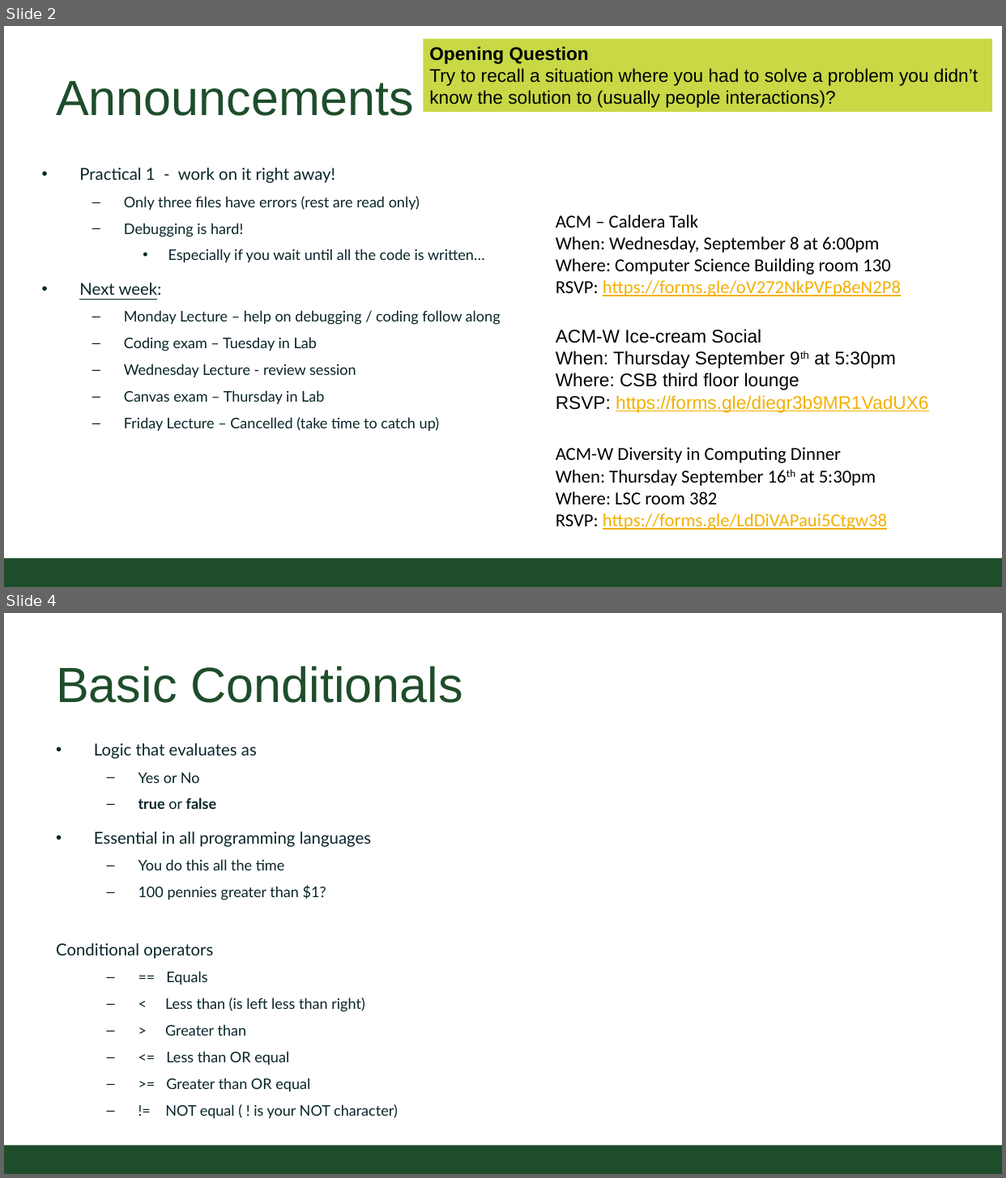
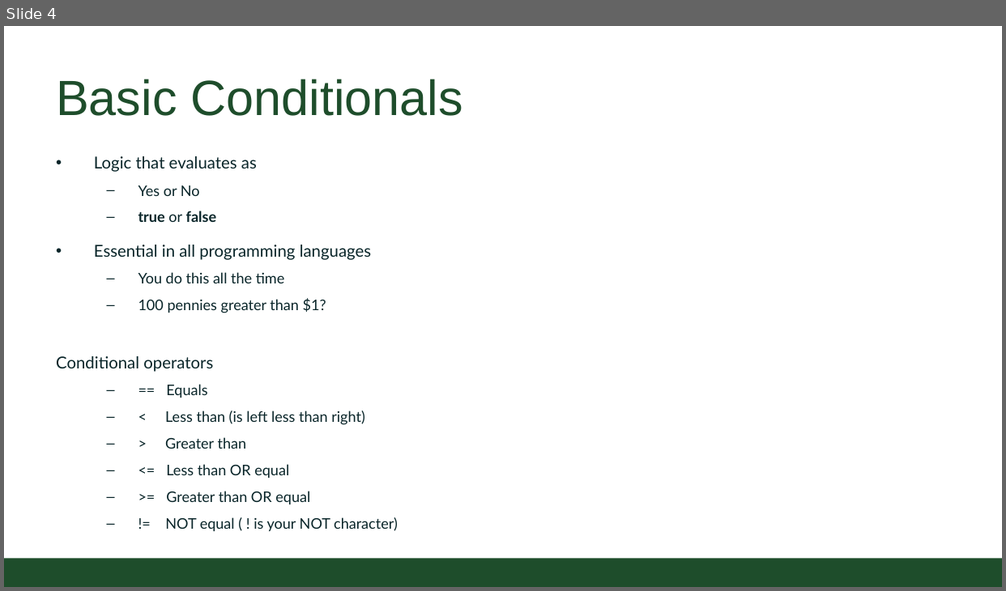
Before and after one commit to CSU-CompSci-CS163-4/Handouts, a slide deck: slides/On-Campus/03_01_Branching.pptx. Shown one above the other, each under a label of ours: slides 2 and 4 before the commit, slide 4 after it; the slides between them are not shown. The pictures are 1006x1178 and 1006x591 pixels, drawn with LibreOffice and Linux fonts; fonts in the diff are those of the drawing; background and template pictures are left out. Boxes give left, top, right and bottom in pixels: in the first picture for what was removed or moved away, otherwise in the second. Text is boxed around its words. In the diff, an @@ line names an element or a change of style, - is before the commit and + after.

Commit message:
update for monday after save

```diff
--- a/slides/On-Campus/03_01_Branching.pptx
+++ b/slides/On-Campus/03_01_Branching.pptx
@@ slide 2 removed at [4, 26, 1002, 587], background #FFFFFF; not listed: 1 template element that a slide beside it also shows @@
@@ rectangle removed at [424, 38, 993, 112] @@
-Opening Question
-Try to recall a situation where you had to solve a problem you didn’t know the solution to (usually people interactions)?
@@ title removed at [56, 81, 414, 116] @@
-Announcements
@@ text removed at [79, 168, 501, 431] @@
-• Practical 1 - work on it right away!
-  – Only three files have errors (rest are read only)
-  – Debugging is hard!
-    • Especially if you wait until all the code is written…
-• Next week:
-  – Monday Lecture – help on debugging / coding follow along
-  – Coding exam – Tuesday in Lab
-  – Wednesday Lecture - review session
-  – Canvas exam – Thursday in Lab
-  – Friday Lecture – Cancelled (take time to catch up)
@@ text removed at [556, 215, 901, 297] @@
-ACM – Caldera Talk
-When: Wednesday, September 8 at 6:00pm
-Where: Computer Science Building room 130
-RSVP: https://forms.gle/oV272NkPVFp8eN2P8
@@ text removed at [556, 329, 928, 413] @@
-ACM-W Ice-cream Social
-When: Thursday September 9th at 5:30pm
-Where: CSB third floor lounge
-RSVP: https://forms.gle/diegr3b9MR1VadUX6
@@ text removed at [556, 447, 887, 530] @@
-ACM-W Diversity in Computing Dinner
-When: Thursday September 16th at 5:30pm
-Where: LSC room 382
-RSVP: https://forms.gle/LdDiVAPaui5Ctgw38
```
Also in this commit, not shown: 6 slides changed, 1 slide added.
